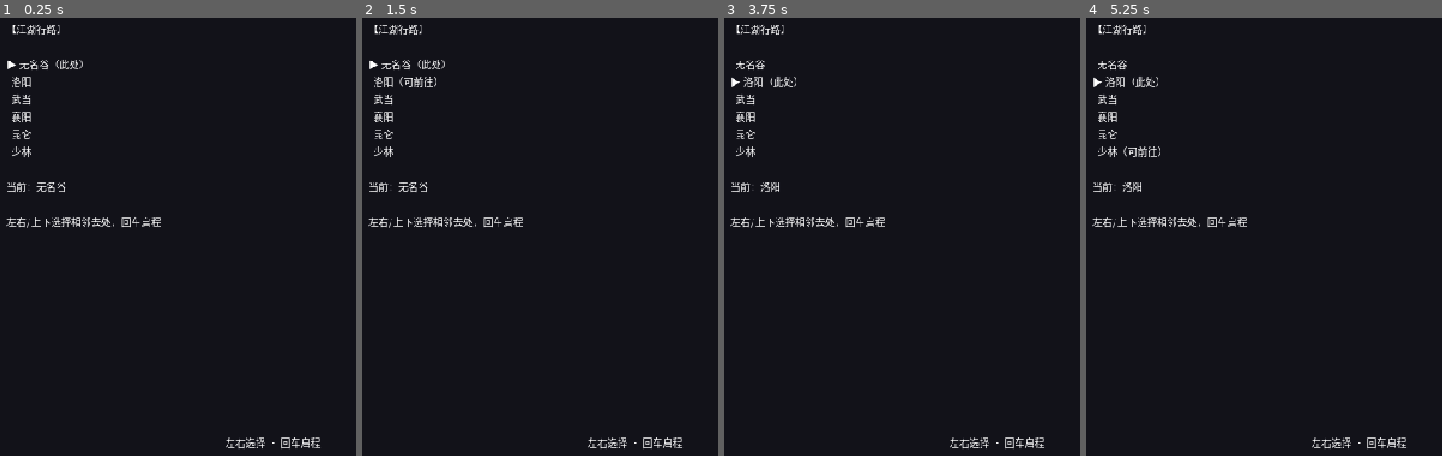
Above: before the commit, frames 1-4 (left to right).
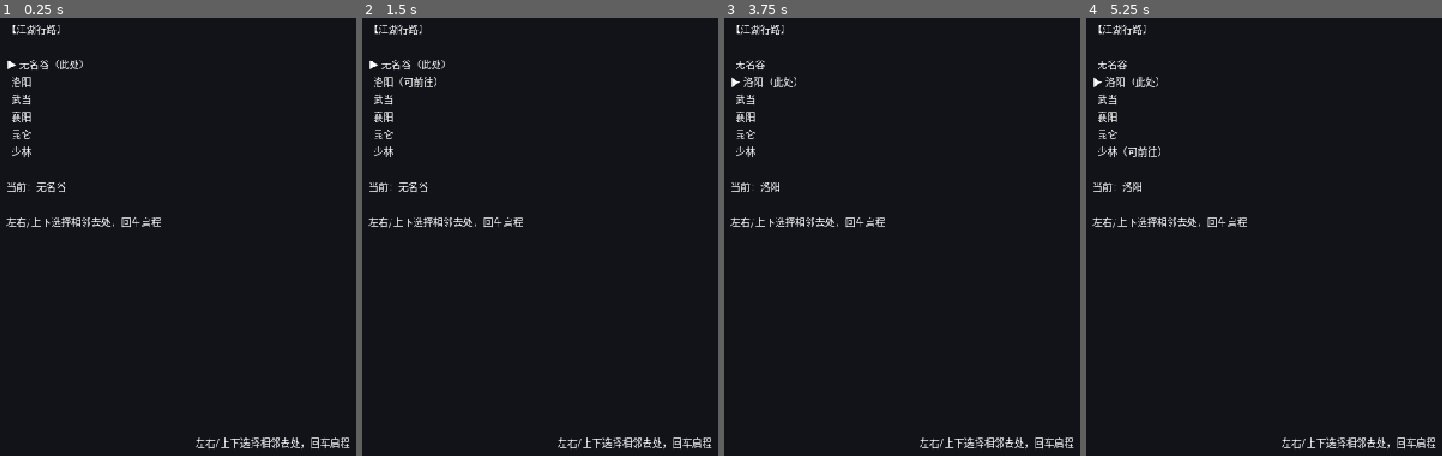
Above: after the commit, the same moments.

Repository: linxuhao/jinyong-heroes
Game: Godot game, scene res://scenes/segments/map.tscn
Two runs of this game, one before a commit and one after it. Both use one fixed random seed, a clock stepped at 60 frames per second and the inputs below. This scene is started directly instead of the project's main scene. Sound files missing from this copy of the repository are replaced by a short silence.
Inputs (mouse positions are in pixels of both pictures, inside the frame that each line leads up to):
- Up to frame 1 (0.25 s): no input
- Up to frame 2 (1.5 s): tap Enter (tutorial_next) at 0.5 s; move the mouse to (outside the picture) at 0.52 s; hold D (move_right) 0.53-1.25 s; tap J (attack_confirm) at 0.6, 1.25 s; click (outside the picture) at 0.67 s; drag from (475, 219) to (593, 307) at 1.27 s
- Up to frame 3 (3.75 s): tap J (attack_confirm) at 2, 2.75, 3.5 s; move the mouse to (1076, 57) at 2.02 s; hold D (move_right) 2.03-2.75 s; hold Enter (tutorial_next) 2.03-2.75 s; drag from (955, 307) to (756, 101) at 2.77 s; move the mouse to (outside the picture) at 3.52 s; hold A (move_left) from 3.53 s (still down); hold Space (end_turn) from 3.53 s (still down)
- Up to frame 4 (5.25 s): release A (move_left) at 4.25 s; release Space (end_turn) at 4.25 s; tap J (attack_confirm) at 4.25, 5.1 s; drag from (1118, 101) to (1239, 39) at 4.27 s; move the mouse to (1399, 188) at 5.02 s; hold S (move_down) from 5.03 s (still down); click (1399, 188) at 5.17 s

The runs differ from the first frame. In frame 1, 0.6% of the frame differs, in the area x 55-99%, y 95-99%; in frame 2, 0.6%; in frame 3, 0.6%; in frame 4, 0.6%.

Commit message:
dpe_game/t_impl: hint_unification [jinyong-mainline] (2 file(s))

Diff:
--- a/scenes/segments/map.tscn
+++ b/scenes/segments/map.tscn
@@ -46,4 +46,4 @@
 offset_bottom = -16.0
 mouse_filter = 2
 horizontal_alignment = 1
-text = "左右选择 · 回车启程"
+text = "左右/上下选择相邻去处，回车启程"
--- a/scripts/segments/map.gd
+++ b/scripts/segments/map.gd
@@ -181,7 +181,7 @@
 
 
 ## Single-operation-hint invariant: the bottom travel hint is the map's own
-## promise ("左右选择 · 回车启程") and must NOT survive into a modal event panel
+## promise ("左右/上下选择相邻去处，回车启程") and must NOT survive into a modal event panel
 ## that asks for 上下选择. The event panel's own prompt is the only hint that may
 ## show while phase == "EVENT"; the travel hint is restored whenever phase is
 ## anything else (TRAVEL today, and any future phase) so it can never silently
